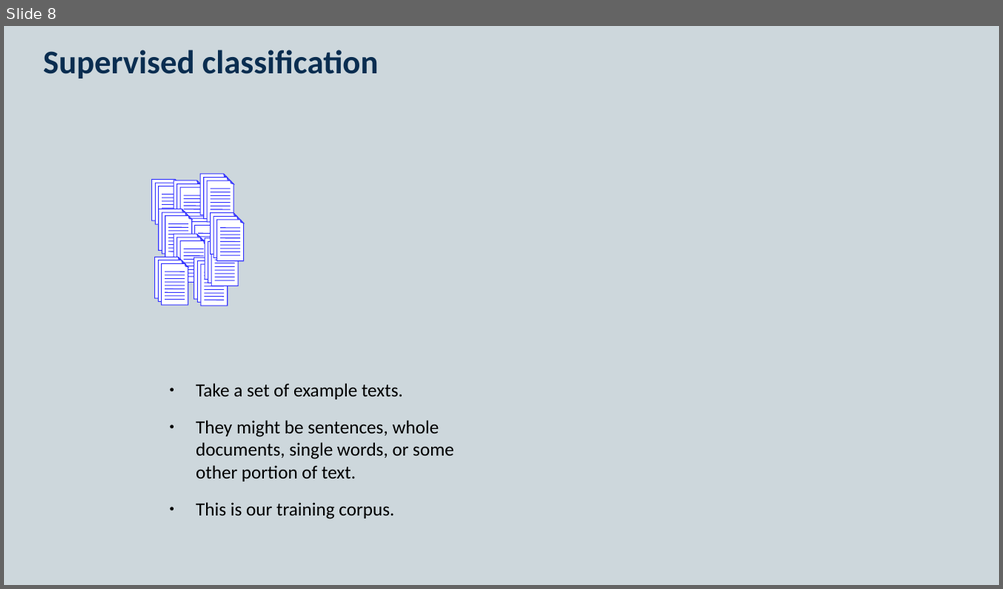
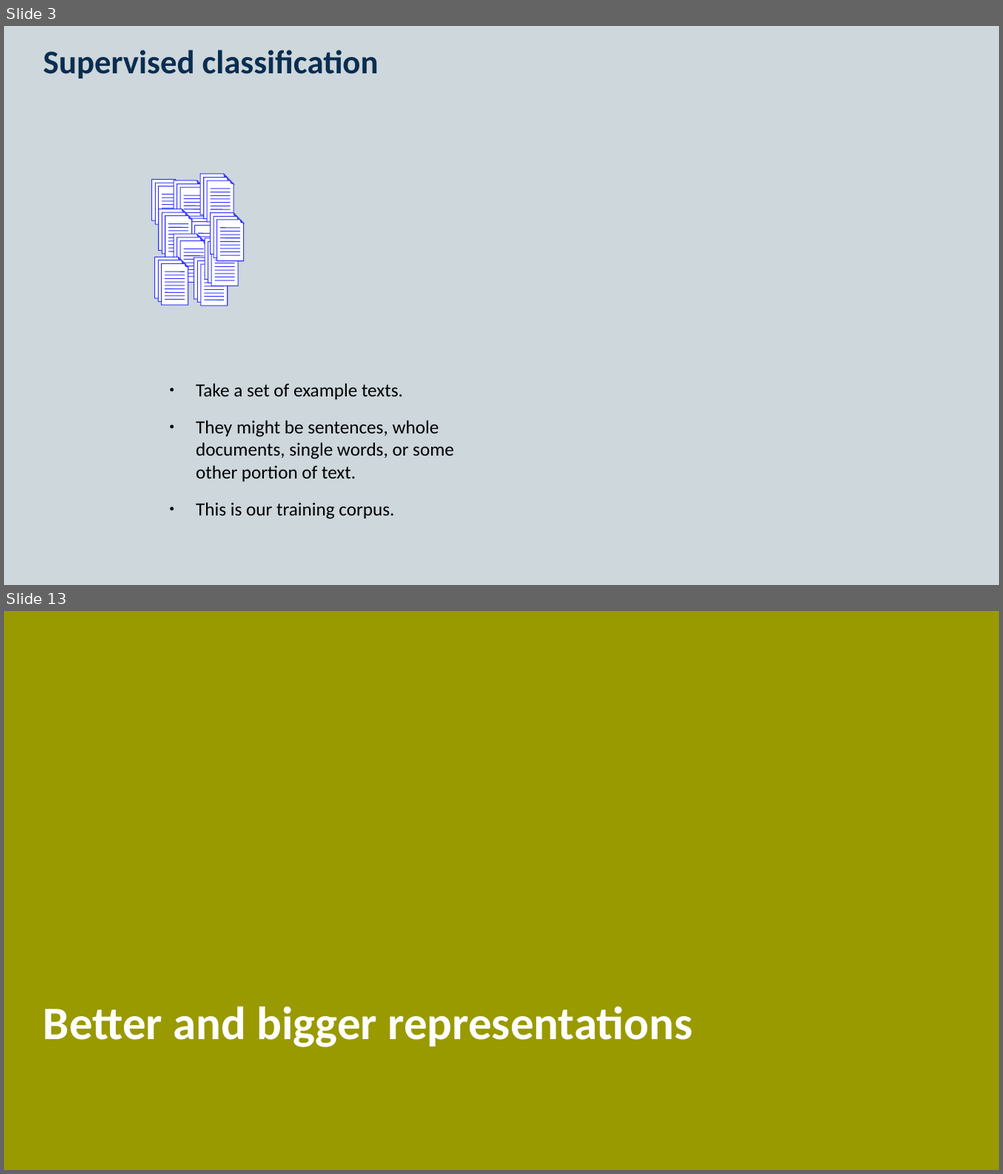
Before and after one commit to KCL-Health-NLP/nlp-half-day-workshop, a slide deck: presentations/classification.pptx. Shown one above the other, each under a label of ours: slide 8 before the commit, slides 3 and 13 after it; the slides between them are not shown. The pictures are 1003x589 and 1003x1174 pixels, drawn with LibreOffice and Linux fonts; fonts in the diff are those of the drawing. Boxes give left, top, right and bottom in pixels: in the first picture for what was removed or moved away, otherwise in the second. Text is boxed around its words. In the diff, an @@ line names an element or a change of style, - is before the commit and + after.

```diff
--- a/presentations/classification.pptx
+++ b/presentations/classification.pptx
@@ slide 13 added at (4,611,999,1170), background #999900 @@
@@ title added at (43,1006,692,1048), 45 pt, text #FFFFFF, bold @@
+Better and bigger representations
@@ what was slide 8 is now slide 3 @@
```
Also in this commit, not shown: 5 slides changed, 5 other slides added, 9 slides removed, 6 other files.
